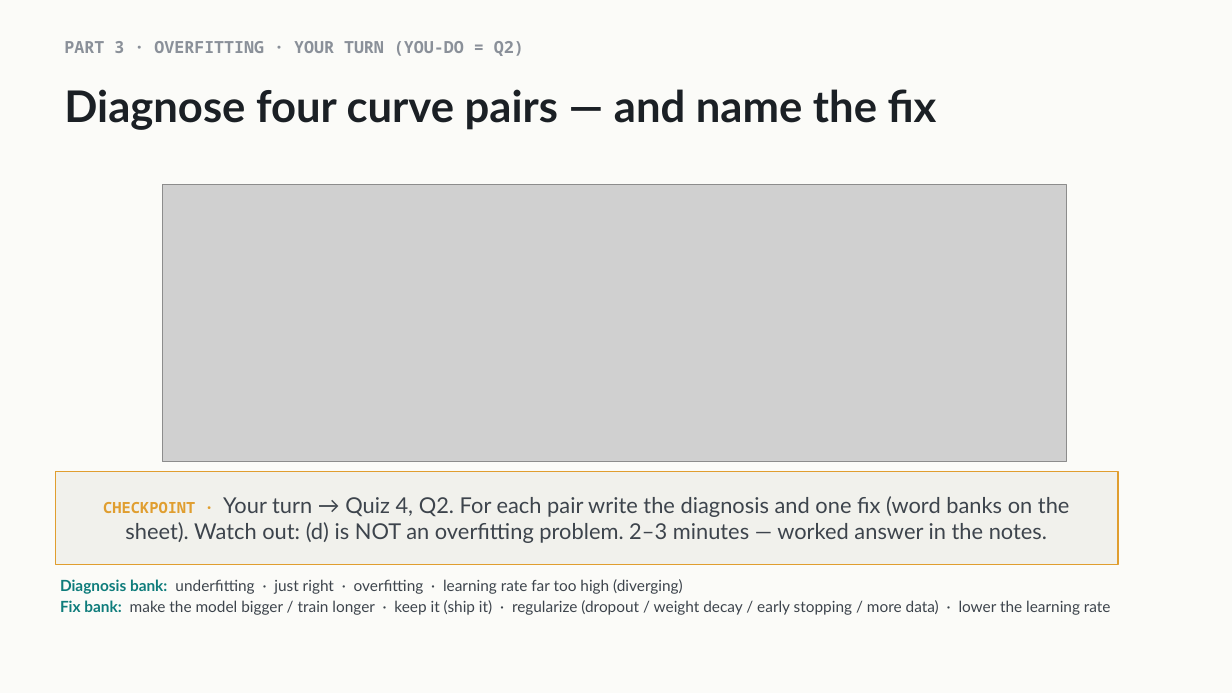
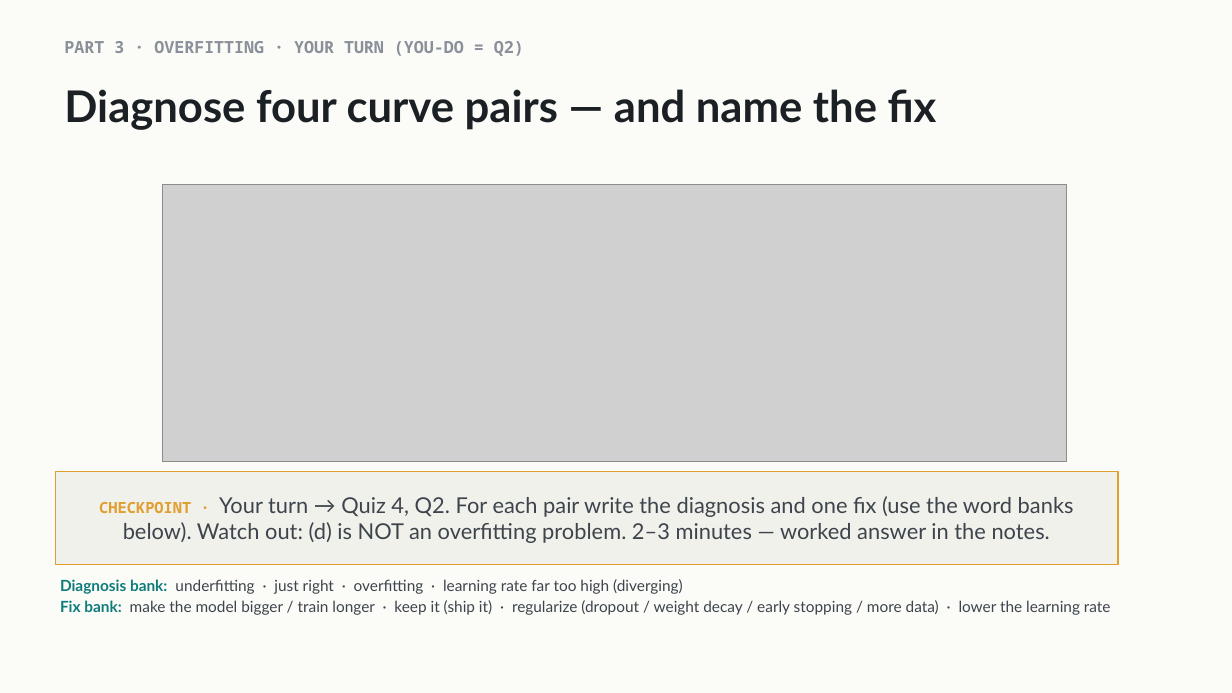
Before and after one commit to indigobio/msacl_dl_course, a slide deck: slide 28 of slides/pptx/lecture04_training_practice.pptx. Drawn at 1232x693 pixels with LibreOffice and Linux fonts; fonts in the diff are those of the drawing; grey boxes stand for pictures. Boxes give left, top, right and bottom in pixels: in the first picture for what was removed or moved away, otherwise in the second. Text is boxed around its words. In the diff, an @@ line names an element or a change of style, - is before the commit and + after.

Commit message:
no-mistakes(review): docs: correct audit counts and lint claim; fix slide 28 wording

```diff
--- a/slides/pptx/lecture04_training_practice.pptx
+++ b/slides/pptx/lecture04_training_practice.pptx
@@ text in rectangle at (x1=99, y1=496, x2=1074, y2=543): text changed @@
-CHECKPOINT · Your turn → Quiz 4, Q2. For each pair write the diagnosis and one fix (word banks on the sheet). Watch out: (d) is NOT an overfitting problem. 2–3 minutes — worked answer in the notes.
+CHECKPOINT · Your turn → Quiz 4, Q2. For each pair write the diagnosis and one fix (use the word banks below). Watch out: (d) is NOT an overfitting problem. 2–3 minutes — worked answer in the notes.
```
Also in this commit, not shown: 2 other files.
